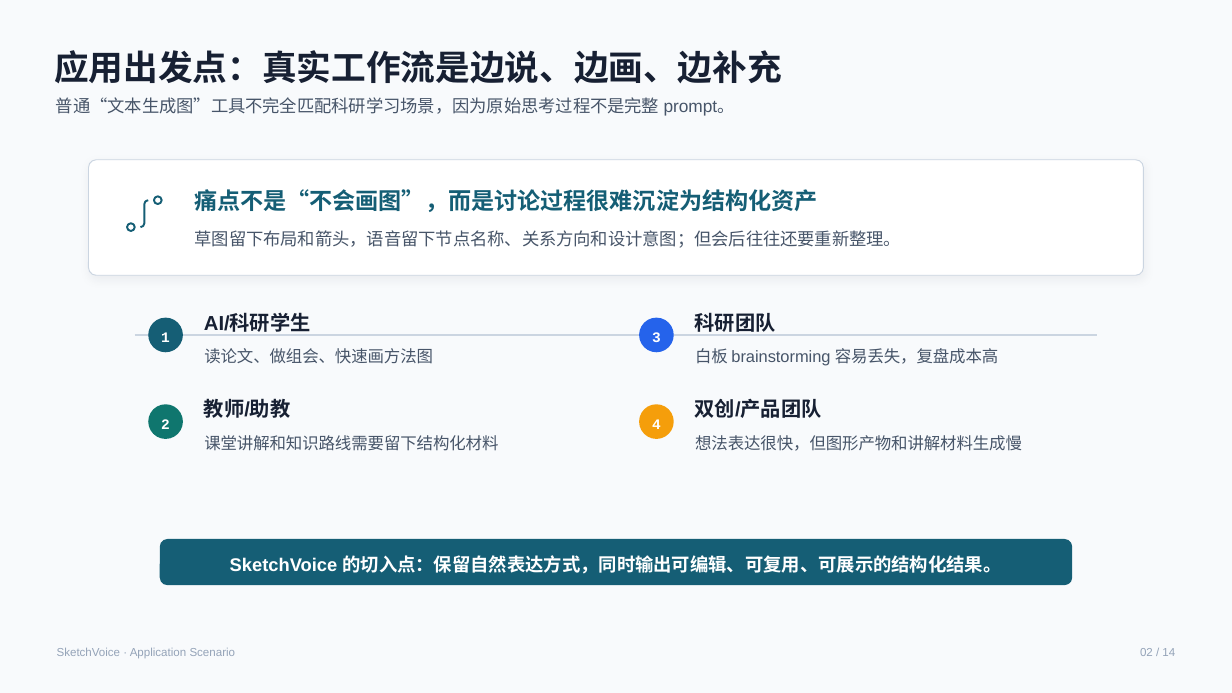
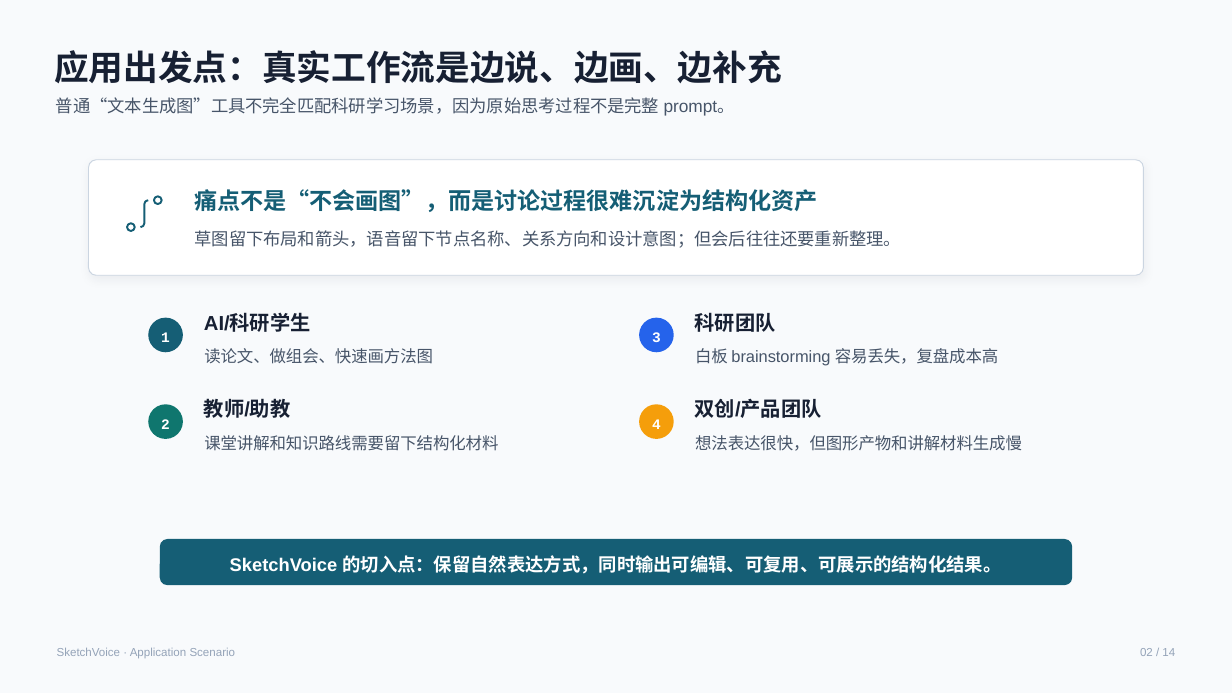
Before and after one commit to zane-gao/voice_BIG, a slide deck: slide 2 of projects/sketchvoice-mmsb-graph-product-defense_ppt169_20260614/exports/sketchvoice-mmsb-graph-product-defense_20260614_162618.pptx. Drawn at 1232x693 pixels with LibreOffice and Linux fonts; fonts in the diff are those of the drawing. Boxes give left, top, right and bottom in pixels: in the first picture for what was removed or moved away, otherwise in the second. Text is boxed around its words. In the diff, an @@ line names an element or a change of style, - is before the commit and + after.

```diff
--- a/projects/sketchvoice-mmsb-graph-product-defense_ppt169_20260614/exports/sketchvoice-mmsb-graph-product-defense_20260614_162618.pptx
+++ b/projects/sketchvoice-mmsb-graph-product-defense_ppt169_20260614/exports/sketchvoice-mmsb-graph-product-defense_20260614_162618.pptx
@@ freeform shape removed at (135, 335, 1098, 335) @@
```
Also in this commit, not shown: 10 other slides changed.
